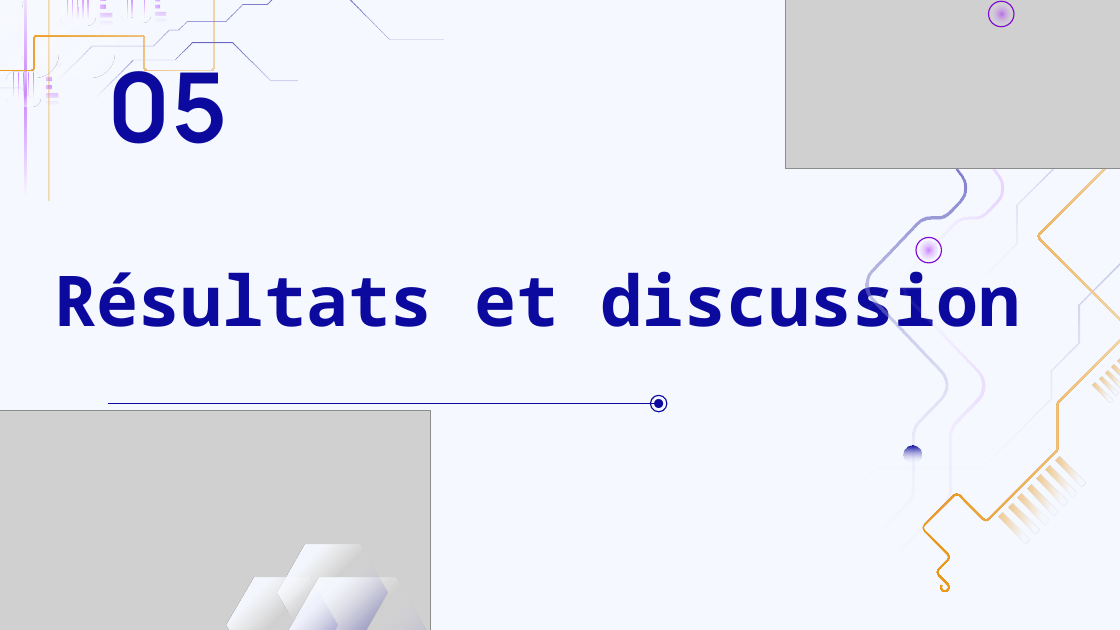
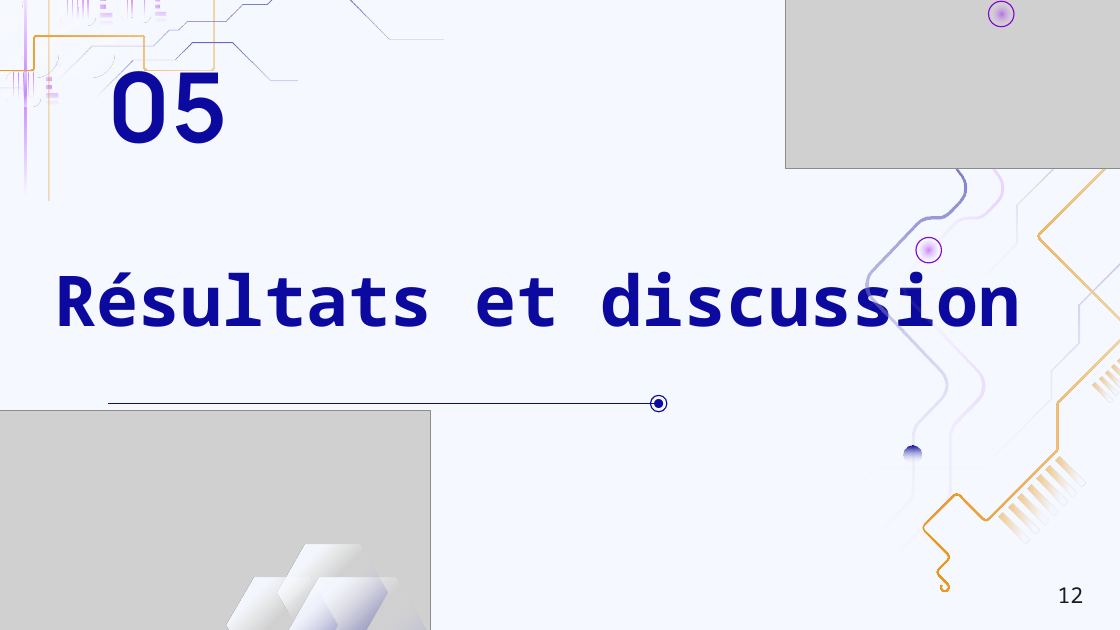
Before and after one commit to InLe074/LEBIB_Ines_Projet_Clustal_M2BI, a slide deck: slide 13 of Presentation_Projet_Clustal.pptx. Drawn at 1120x630 pixels with LibreOffice and Linux fonts; fonts in the diff are those of the drawing; grey boxes stand for pictures. Boxes give left, top, right and bottom in pixels: in the first picture for what was removed or moved away, otherwise in the second. Text is boxed around its words. In the diff, an @@ line names an element or a change of style, - is before the commit and + after.

```diff
--- a/Presentation_Projet_Clustal.pptx
+++ b/Presentation_Projet_Clustal.pptx
@@ text added at box(1057, 587, 1083, 603), 14 pt, text #1D1D1D @@
+12
```
Also in this commit, not shown: 15 other slides changed.
